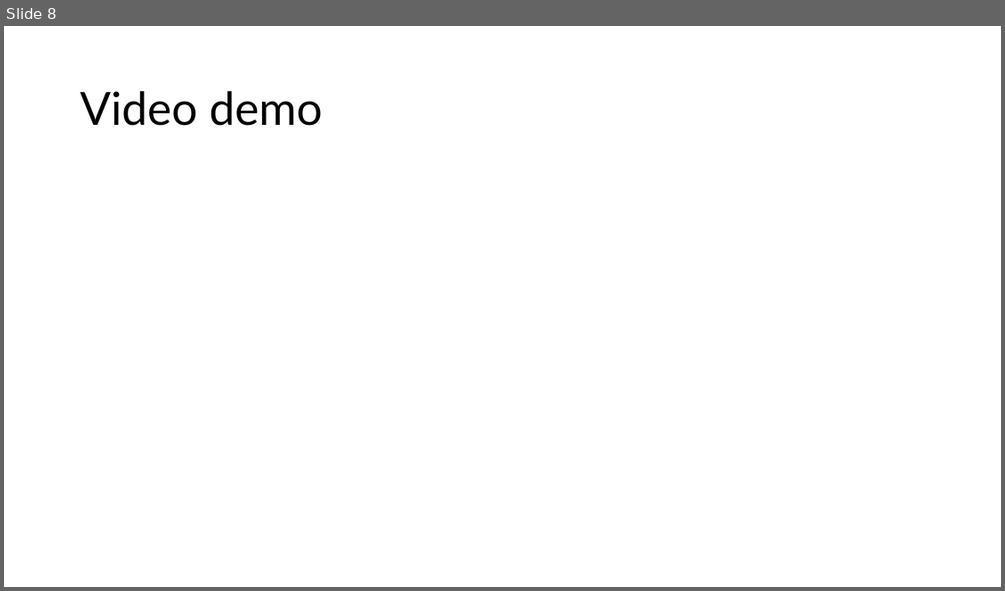
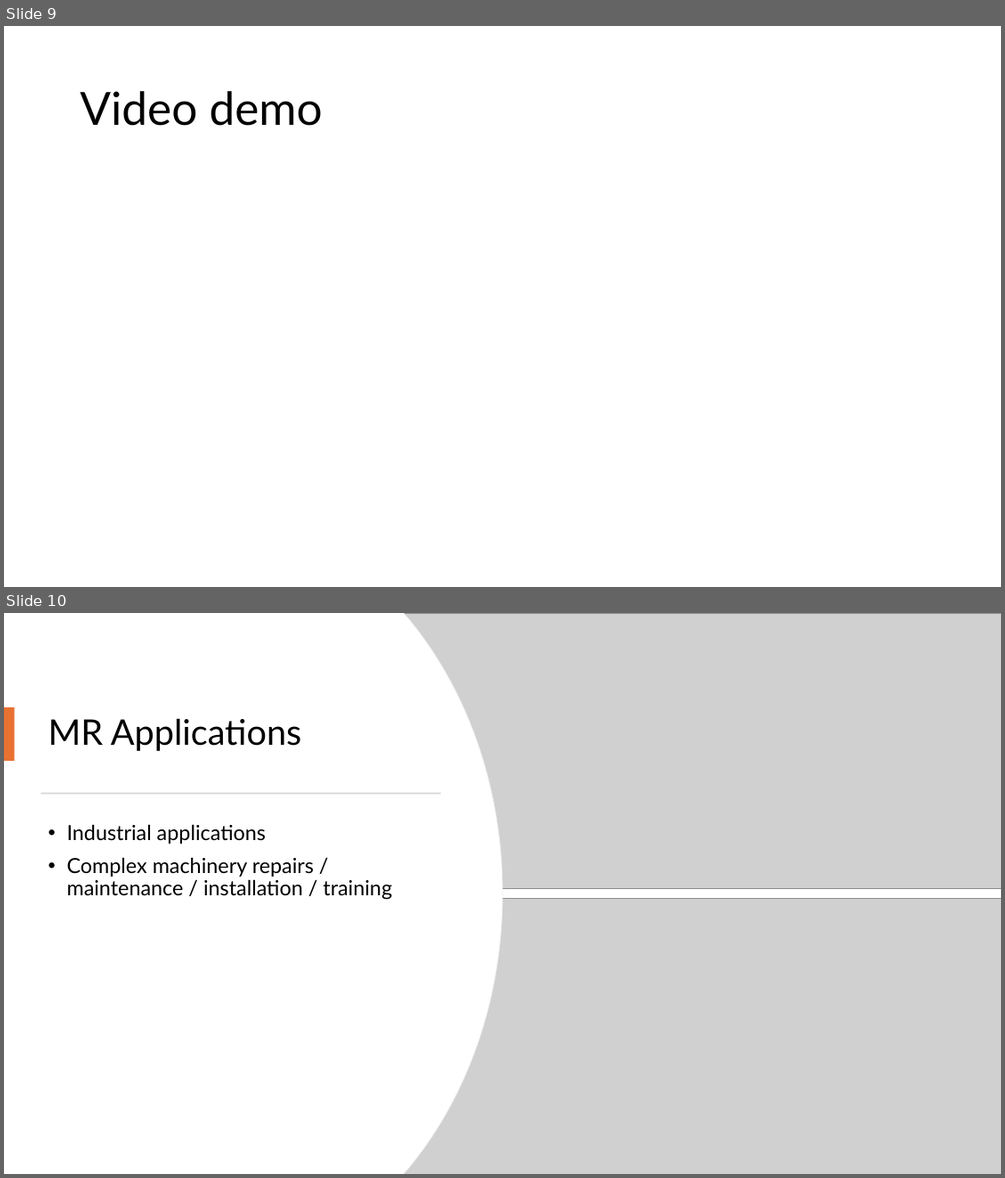
Before and after one commit to inamdarchaitanya/JPP_SIG_CP2, a slide deck: Documents/Introduction to Immersive Technologies.pptx. Shown one above the other, each under a label of ours: slide 8 before the commit, slides 9 and 10 after it. The pictures are 1005x591 and 1005x1178 pixels, drawn with LibreOffice and Linux fonts; fonts in the diff are those of the drawing; grey boxes stand for pictures; background and template pictures are left out. Boxes give left, top, right and bottom in pixels: in the first picture for what was removed or moved away, otherwise in the second. Text is boxed around its words. In the diff, an @@ line names an element or a change of style, - is before the commit and + after.

```diff
--- a/Documents/Introduction to Immersive Technologies.pptx
+++ b/Documents/Introduction to Immersive Technologies.pptx
@@ slide 10 added at (4,613,1001,1174), background #FFFFFF @@
@@ freeform shape added at (4,613,502,1174), fill #FFFFFF, outline #EFEFEF 0.75 pt @@
@@ freeform shape added at (4,613,502,1174), fill #FFFFFF @@
@@ picture added at (404,613,1001,888) @@
@@ rectangle added at (4,707,15,761), fill #E97132 @@
@@ title added at (48,718,301,751), 34 pt, text #000000 @@
+MR Applications
@@ rectangle added at (40,793,441,794), fill #D5D5D5 @@
@@ text added at (67,824,392,900), 20 pt, text #000000 @@
+• Industrial applications
+• Complex machinery repairs / maintenance / installation / training
@@ picture added at (404,899,1001,1174) @@
@@ what was slide 8 is now slide 9 @@
```
Also in this commit, not shown: 8 slides changed, 1 other slide added.
